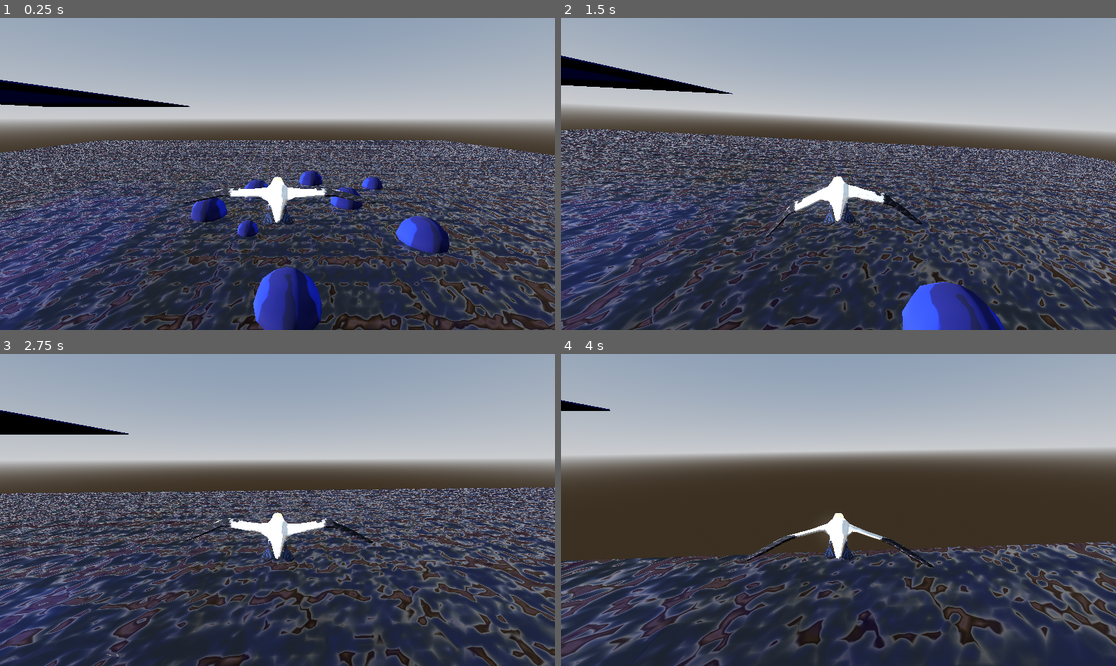
Above: before the commit, frames 1-4 (two rows, left to right).
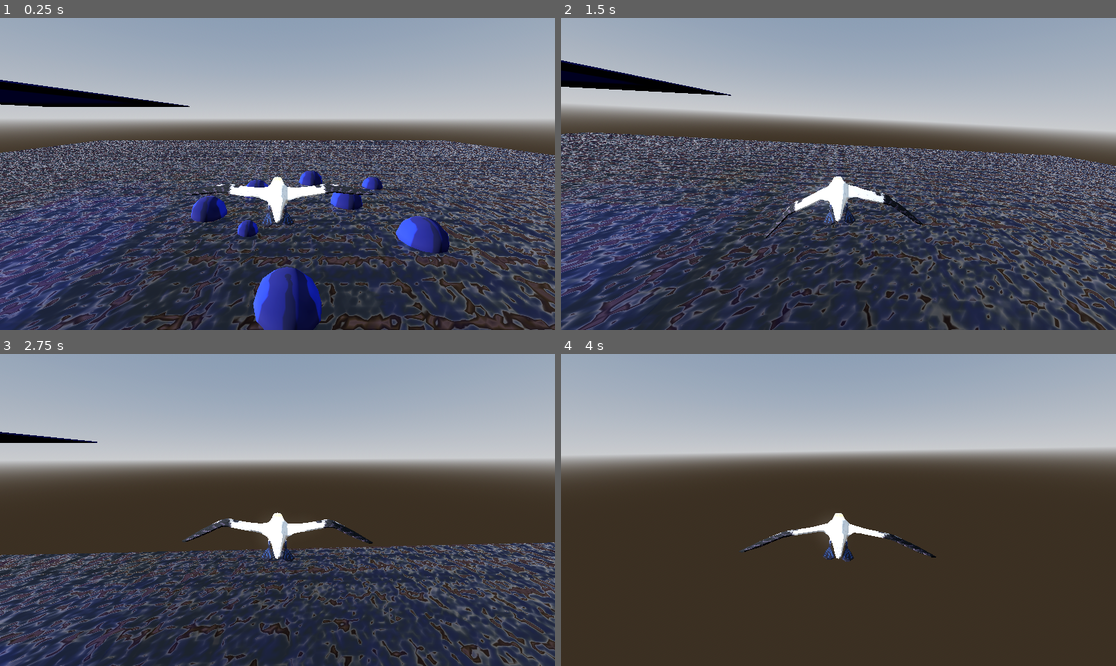
Above: after the commit, the same moments.

Repository: dreamfunicular/trianglegamejam26
Game: Godot game, scene res://BirdTestEnv.tscn
Same seed, same stepped clock (60 frames per second), same inputs: the game is played once before the commit and once after it. The project has no main scene, so this scene is started directly. The engine's default icon, where the game draws it, is replaced by a stand-in: a white triangle on a blue panel in a dark square.
Inputs (mouse positions are in pixels of both pictures, inside the frame that each line leads up to):
- Up to frame 1 (0.25 s): no input
- Up to frame 2 (1.5 s): move the mouse to (866, 174) at 0.52 s; tap Space (Flap) at 0.77, 1.07 s; move the mouse to (810, 174) at 1.27 s
- Up to frame 3 (2.75 s): tap Space (Flap) at 1.52, 1.82 s; move the mouse to (288, 503) at 2.02 s
- Up to frame 4 (4 s): move the mouse to (832, 516) at 2.77 s; tap Space (Flap) at 3.02, 3.32, 3.77 s; move the mouse to (877, 513) at 3.52 s

The runs differ from the first frame. In frame 1, 0.7% of the frame differs, in the area x 32-68%, y 53-68%; in frame 2, 34%, in the area x 0-100%, y 12-100%; in frame 3, 34%; in frame 4, 33%.

Commit message:
Random stuff

Diff:
--- /dev/null
+++ b/Environment/WaterDust.tscn
@@ -0,0 +1,18 @@
+[gd_scene load_steps=4 format=3 uid="uid://eawuk4olyybv"]
+
+[sub_resource type="StandardMaterial3D" id="StandardMaterial3D_06bp6"]
+shading_mode = 0
+billboard_mode = 1
+
+[sub_resource type="ParticleProcessMaterial" id="ParticleProcessMaterial_06bp6"]
+emission_shape = 3
+emission_box_extents = Vector3(20, 20, 20)
+gravity = Vector3(0, 0, 0)
+
+[sub_resource type="QuadMesh" id="QuadMesh_xyyxh"]
+size = Vector2(0.1, 0.1)
+
+[node name="WaterDust" type="GPUParticles3D"]
+material_override = SubResource("StandardMaterial3D_06bp6")
+process_material = SubResource("ParticleProcessMaterial_06bp6")
+draw_pass_1 = SubResource("QuadMesh_xyyxh")
--- a/Objects/Player/Player.tscn
+++ b/Objects/Player/Player.tscn
@@ -5,8 +5,8 @@
 [ext_resource type="PackedScene" uid="uid://dd68nbxyrey6x" path="res://testing/underwater_effect.tscn" id="3_cac6a"]
 
 [sub_resource type="Curve" id="Curve_cac6a"]
-_data = [Vector2(0, 0), 0.0, 0.0, 0, 0, Vector2(0.36956522, 1), 0.0, 0.0, 0, 0, Vector2(1, 0), 0.0, 0.0, 0, 0]
-point_count = 3
+_data = [Vector2(0, 0), 0.0, 0.0, 0, 0, Vector2(0.24456522, 1), 0.0, 0.0, 0, 0, Vector2(0.41847825, 0.22471917), -1.698235, -1.698235, 0, 0, Vector2(1, 0), 0.0, 0.0, 0, 0]
+point_count = 4
 
 [sub_resource type="SphereShape3D" id="SphereShape3D_0rwas"]
 
--- a/Objects/Player/player.gd
+++ b/Objects/Player/player.gd
@@ -38,7 +38,7 @@
 var state: PlayerStates = PlayerStates.FLY
 
 @export var flap_blend: Curve
-const FLAP_POWER = 0.5
+const FLAP_POWER = 1.5
 const FLAP_DUR = 1.75
 const FLAP_COOLDOWN = 0.5
 var flap_time = -FLAP_COOLDOWN
@@ -91,7 +91,7 @@
 
 	var wing_amt_height = clamp(position.y/2.0, 0.0, 1.0)
 	var wing_amt_dive = clamp(1.2 - pitch_pivot.global_transform.basis.z.normalized().y * 1.4, 0.0, 1.0)
-	var wing_amt_speed = clamp(1 - (velocity.length() - 40)/50, 0.0, 1.0) * 0.7 + 0.3
+	var wing_amt_speed = clamp(1 - (velocity.length() - 40)/50, 0.0, 1.0) * 0.3 + 0.7
 	set_wing_amt(wing_amt_height * wing_amt_dive * wing_amt_speed)
 	#
 	roll = clamp(lerp(roll, 0.0, 1.0 - exp(-ROLL_NORMALIZE_SPEED * delta)), -PI/4, PI/4)
@@ -109,7 +109,7 @@
 			velocity.y += GRAV * delta
 
 			if (flap_time > 0):
-				var percent_flap = flap_blend.sample(flap_time/FLAP_DUR)
+				var percent_flap = flap_blend.sample(1 - flap_time/FLAP_DUR)
 				velocity += percent_flap * (-transform.basis.z + pitch_pivot.transform.basis.y).normalized() * FLAP_POWER
 
 			var desired_dir = -pitch_pivot.global_transform.basis.z
@@ -129,6 +129,13 @@
 	# water bird
 		PlayerStates.DIVE:
 			set_wing_amt(0.0)
+
+			# Thoughts:
+			# Copy air code, high degree of friction
+			# ... (vel * 0.9 or smth every frame modified by delta)
+			# When facing up or dropping below a speed or above a certain timer, go back up
+			# Have a max speed otw back up
+
 			# this math is kinda temp still but i like the vibe of it.
 			# basically the longer you stay pointed down the longer you go
 			# tthink about it like variable height jump from mario
Binary file changed: Objects/Player/Gannet/Gannet.glb
